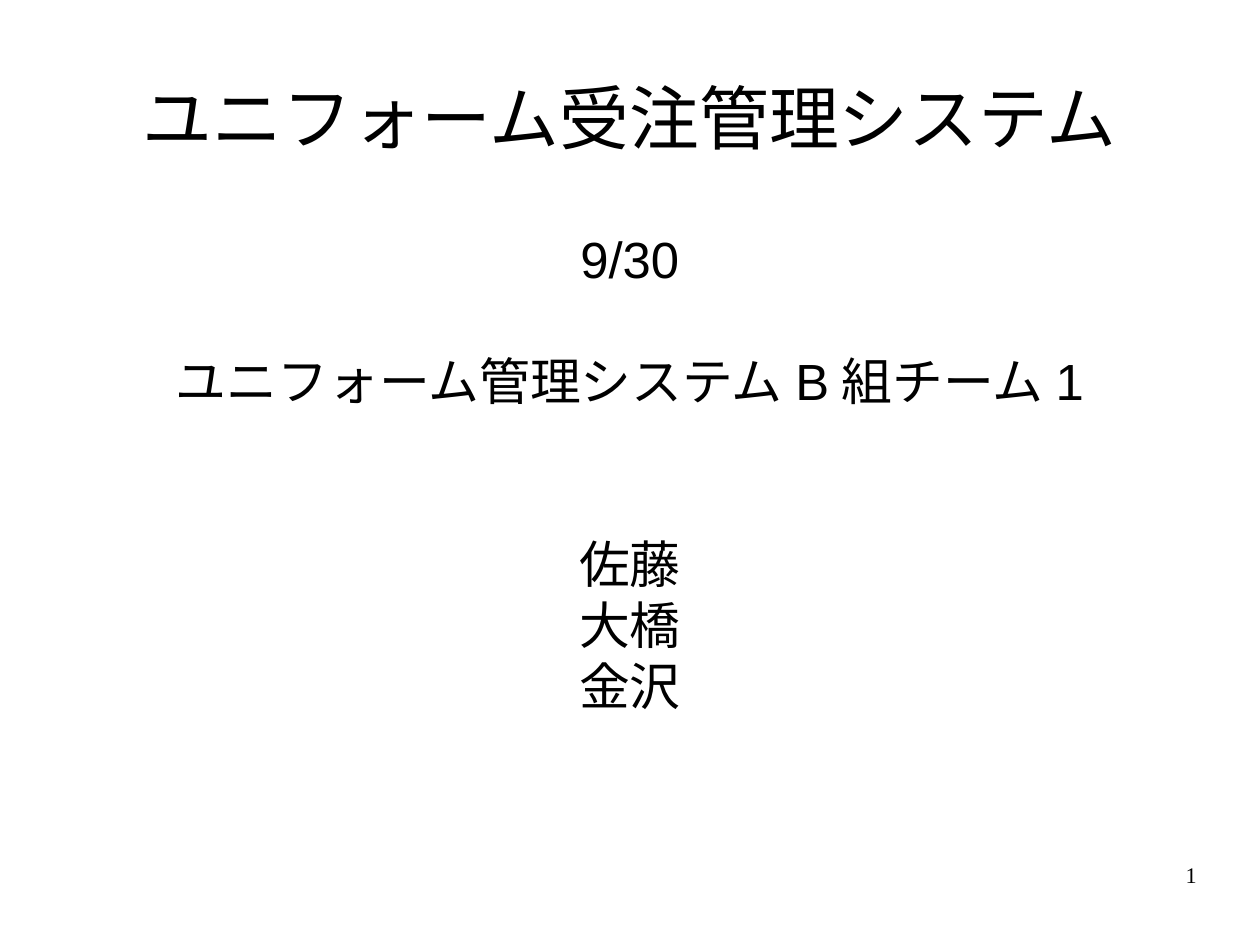
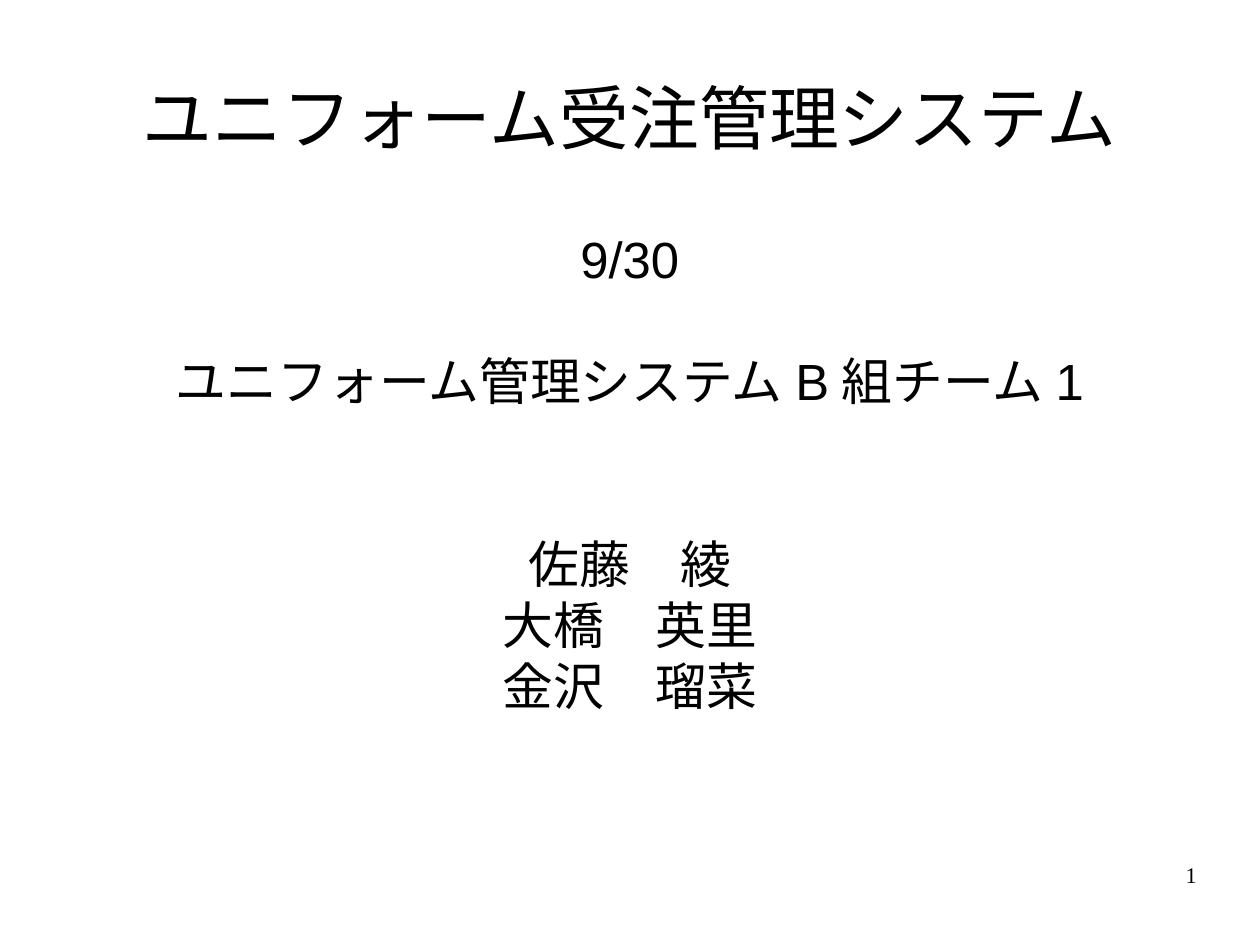
Before and after one commit to black1000/system, a slide deck: slide 1 of ユニフォームプレゼンテーション.odp. Drawn at 1260x945 pixels with LibreOffice and Linux fonts; fonts in the diff are those of the drawing. Boxes give left, top, right and bottom in pixels: in the first picture for what was removed or moved away, otherwise in the second. Text is boxed around its words. In the diff, an @@ line names an element or a change of style, - is before the commit and + after.

Commit message:
ユニフォームプレゼン修正

```diff
--- a/ユニフォームプレゼンテーション.odp
+++ b/ユニフォームプレゼンテーション.odp
@@ subtitle at [503, 540, 757, 709]: text changed @@
-佐藤
-大橋
-金沢
+佐藤 綾
+大橋 英里
+金沢 瑠菜
```
Also in this commit, not shown: 10 other slides changed.
